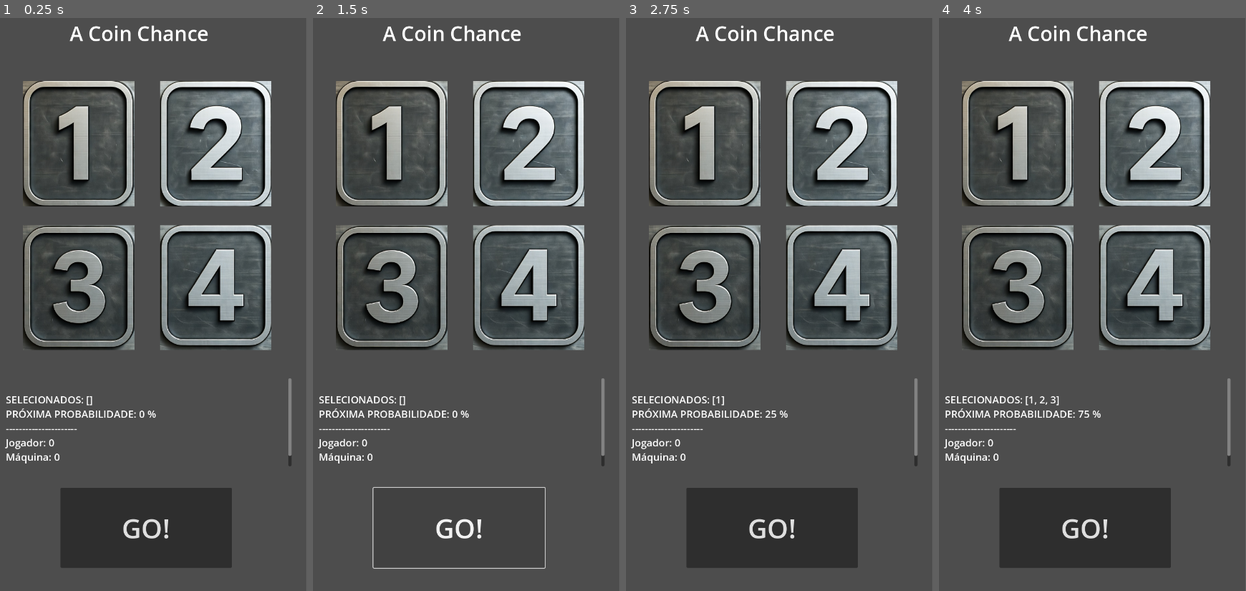
Above: before the commit, frames 1-4 (left to right).
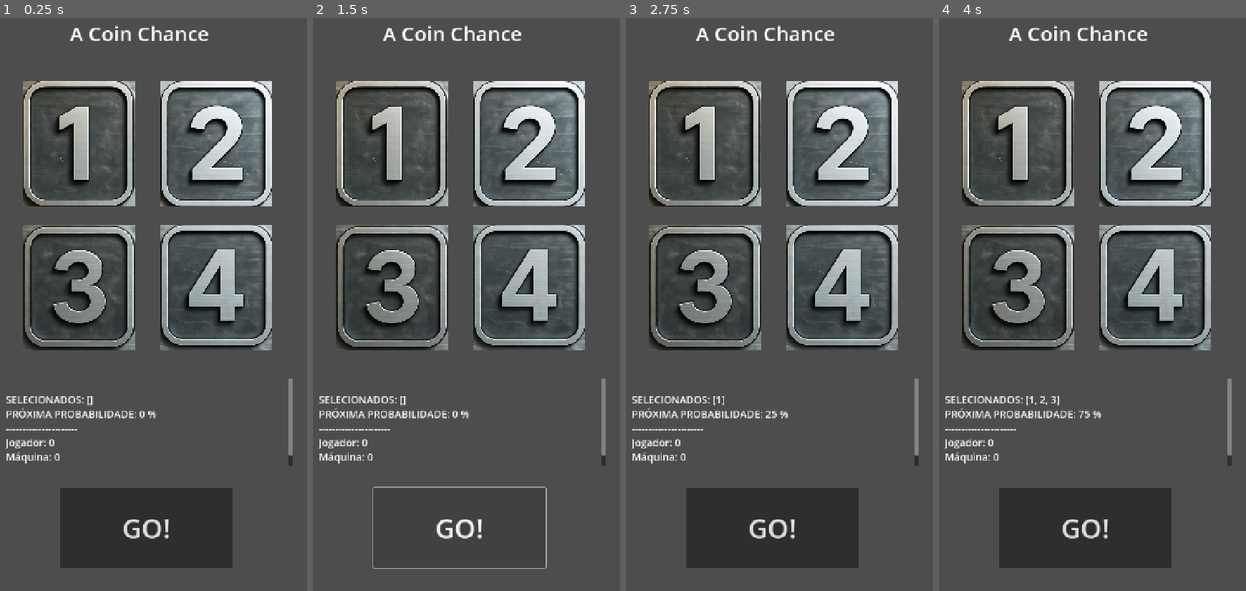
Above: after the commit, the same moments.

Repository: joaocllira/a-coin-chance
Game: Godot game, scene res://main_game.tscn
The game is run twice, just before and just after one commit, with the same random seed, the same clock (stepped at 60 frames per second) and the same inputs.
Inputs (mouse positions are in pixels of both pictures, inside the frame that each line leads up to):
- Up to frame 1 (0.25 s): no input
- Up to frame 2 (1.5 s): click "GO!" at 0.5 s; click "GO!" at 1.25 s
- Up to frame 3 (2.75 s): click (705, 144) at 2 s
- Up to frame 4 (4 s): click (1153, 144) at 2.75 s; click (1018, 287) at 3.5 s
In our replay, the window is 451x800 before the commit and 452x800 after it. These sizes can differ from the game's own. Grey fills any space a smaller window leaves; there, only what the larger window draws over its background counts as a difference.

The runs differ from the first frame. In frame 1, 4.2% of the frame differs, in the area x 1-96%, y 1-96%; in frame 2, 4.6%, in the area x 1-96%, y 1-97%; in frame 3, 4.2%; in frame 4, 4.2%.

Commit message:
Window Layout and Android adjustments

Diff:
--- a/project.godot
+++ b/project.godot
@@ -19,6 +19,8 @@
 
 window/size/viewport_width=768
 window/size/viewport_height=1360
+window/stretch/mode="canvas_items"
+window/handheld/orientation=1
 
 [dotnet]
 
Not shown, changed: Coin Case.apk
Not shown, changed: Coin Case.apk.idsig
